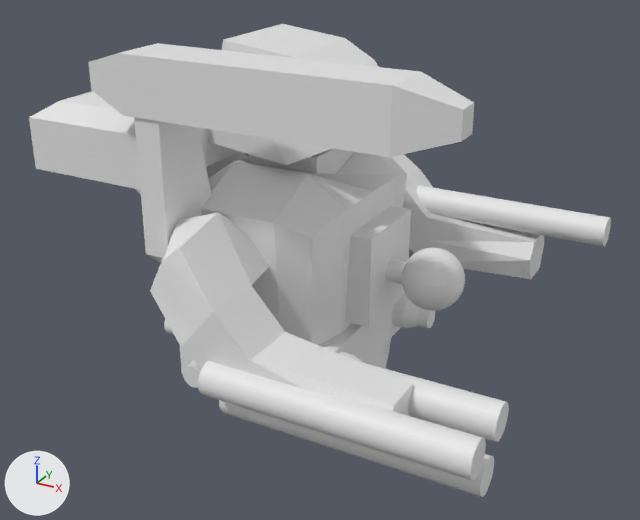
The Blender file Assets/Assets/3D/robotTop.blend, before and after one commit.
The view is the same before and after, from a camera (50 mm lens) standing at (5.9, -10.22, 5.58) and looking at (0.44, -0.28, 0.61). The lights are fixed; the arrows at lower left show +X, +Y and +Z.

The scene before the commit, as lines of its bpy script (objects in view):
```python
me_cube_001 = bpy.data.meshes.new('Cube.001')
me_cube_001.from_pydata(...)  # 102 vertices, 94 faces; spans x -0.68..0.88, y -1.0..1.0, z -1.08..2.19
me_cube_004 = bpy.data.meshes.new('Cube.004')
me_cube_004.from_pydata(...)  # 32 vertices, 30 faces; spans x -1.0..1.33, y -1.0..1.8, z -8.2..1.0
me_cube_005 = bpy.data.meshes.new('Cube.005')
me_cube_005.from_pydata(...)  # a box spanning x -1.0..1.0, y -1.0..1.0, z -1.0..1.0; a 32-sided cylinder along x spanning x 0.88..2.0, y -0.25..0.25, z -0.32..0.18; a UV sphere (32 segments, 16 rings, poles along z) spanning x 1.33..2.66, y -0.67..0.67, z -0.73..0.6
ob_body = bpy.data.objects.new('Body', me_cube_001)
ob_body.location = (0.0, 0.0, 0.0)
ob_body.scale = (1.65, 1.65, 1.65)
ob_laser_gun = bpy.data.objects.new('Laser Gun', me_cube_004)
ob_laser_gun.location = (0.33, -1.97, 3.3)
ob_laser_gun.scale = (2.04, 0.364, 0.364)
ob_sphere_attack = bpy.data.objects.new('Sphere Attack', me_cube_005)
ob_sphere_attack.location = (0.75, 0.0, 0.6)
ob_sphere_attack.scale = (0.637, 0.637, 0.637)
# also in view: 'Shotgun' at (2.08, -2.59, -0.09); 'Cube' at (0.03, -0.09, -0.54); 'circle attack' at (0.03, -0.09, -0.52); 'Rocket Launcher' at (-1.65, 0.0, 1.6); 'hands' at (1.08, 0.0, 0.76)
```
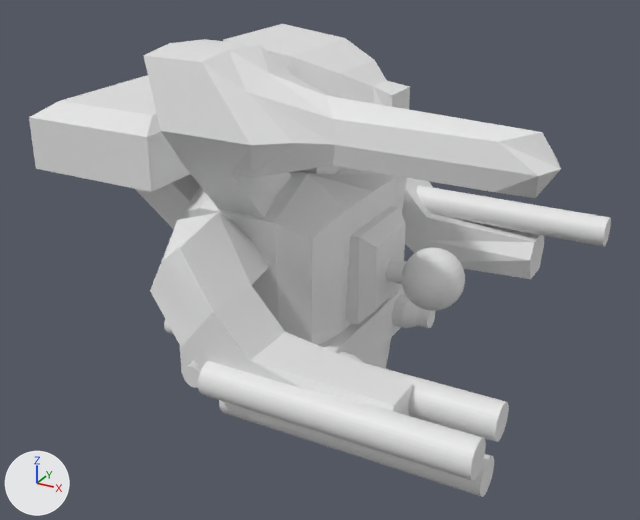
What differs and where, as boxes (x1, y1, x2, y2) in the pictures (640 x 520 px):
'LaserGun', added: after (143, 39, 561, 218)
'Laser Gun', deleted: before (88, 43, 474, 263)

What the commit changed:
Mesh me_cube_007 is new.
It has 48 vertices, 46 faces and spans x -1.12..4.94, y -1.0..1.3, z -1.72..1.05.
Object 'Laser Gun' (ob_laser_gun) is deleted.
Object 'LaserGun' (ob_lasergun) is new; it shows me_cube_007.
Its location is (0.13, -1.81, 2.91).
Its scale is (0.776, 0.776, 0.776).
